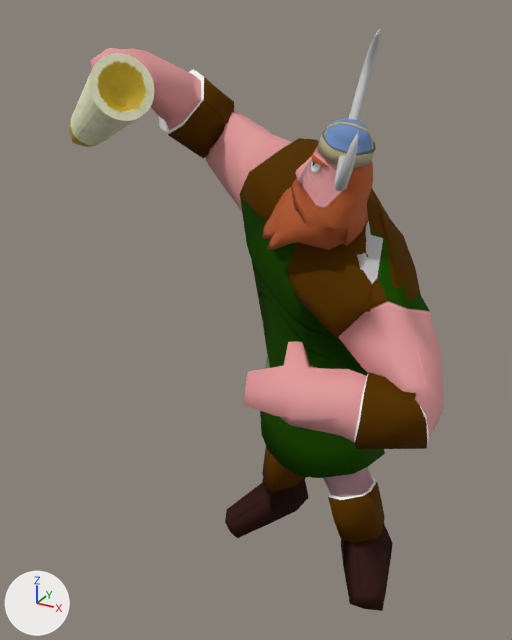
What one commit did to the OBJ model assets/Animacion/Vikingo/Celebracion/vikingoCelebracion_000513.obj.
Both versions are drawn from a camera (50 mm lens) standing at (3.42, -7.37, 7.1) and looking at (-0.83, 0.36, 3.23). Lighting does not change. The marker at lower left points along +X, +Y and +Z. Where no turn or scale is listed for an object, it has been applied to the vertices.

Script lines for the objects in view, before the commit:
```python
me_jarra_jarrah = bpy.data.meshes.new('jarra_jarraH')
me_jarra_jarrah.from_pydata(...)  # 212 vertices, 211 faces; spans x -3.26..-1.48, y -1.33..0.0, z 5.48..6.66
me_jarra_jarrah.materials.append(mat_jarramat)
me_vilkingo_ikingoh = bpy.data.meshes.new('Vilkingo_ikingoH')
me_vilkingo_ikingoh.from_pydata(...)  # 2056 vertices, 2075 faces; spans x -2.45..1.99, y -1.6..2.6, z -0.28..6.91
me_vilkingo_ikingoh.materials.append(mat_vikingomat)
ob_jarra_jarrah = bpy.data.objects.new('jarra_jarraH', me_jarra_jarrah)
ob_jarra_jarrah.location = (0.0, 0.0, 0.0)
ob_vilkingo_ikingoh = bpy.data.objects.new('Vilkingo_ikingoH', me_vilkingo_ikingoh)
ob_vilkingo_ikingoh.location = (0.0, 0.0, 0.0)
```
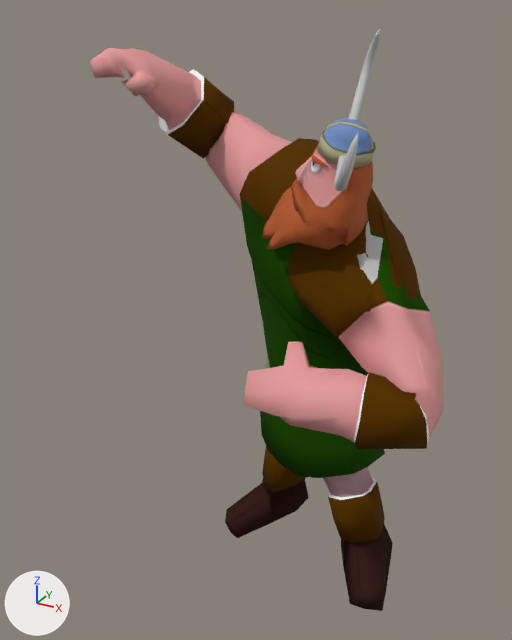
Edits to the bpy script that builds the scene:
```text
Remove ob_jarra_jarrah:
    ob_jarra_jarrah = bpy.data.objects.new('jarra_jarraH', me_jarra_jarrah)
    ob_jarra_jarrah.location = (0.0, 0.0, 0.0)
```

Location of each change, (x1, y1, x2, y2) in pixels of the pictures (512 x 640 px):
'jarra_jarraH', deleted: before (69, 53, 155, 147)
